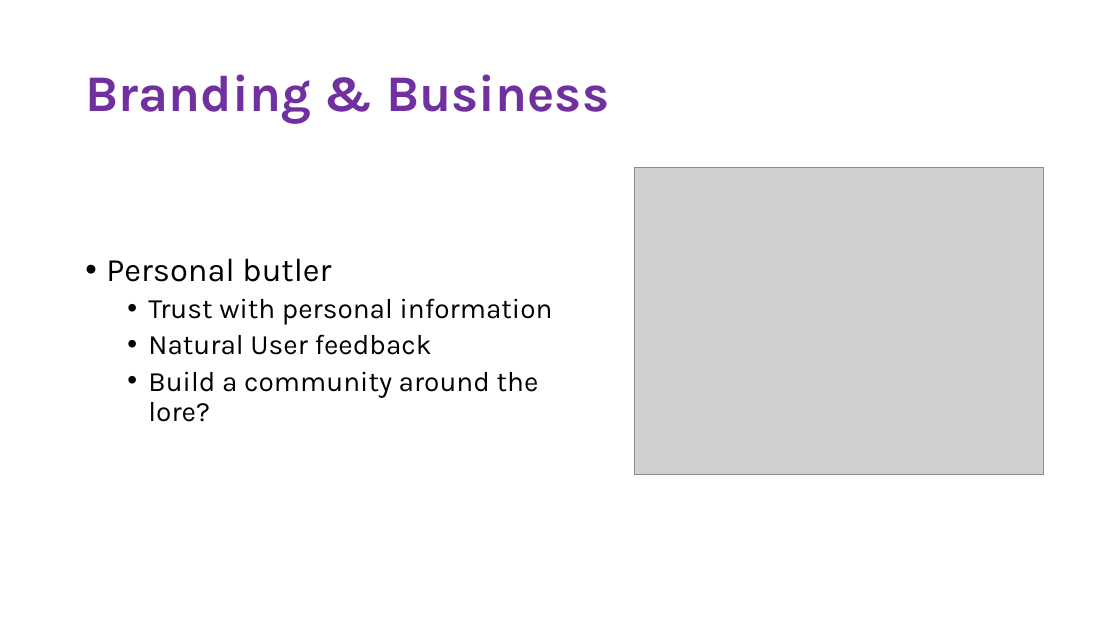
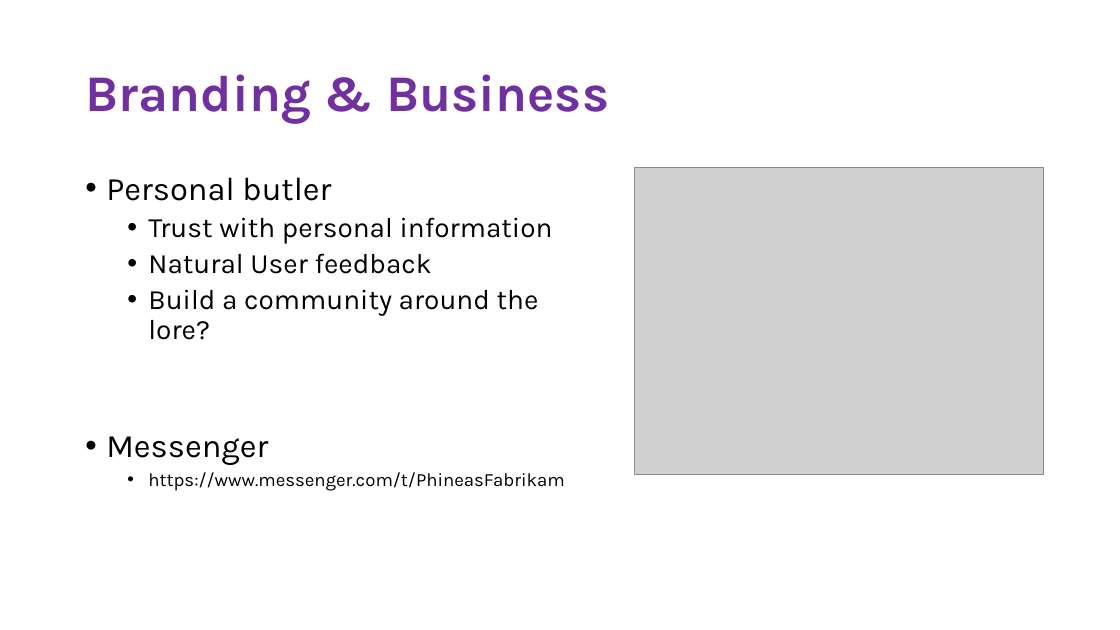
Before and after one commit to ZY-L/FabrikamFood, a slide deck: slide 4 of FabrikamFood/Assessment Slides/MSA Assessment Deck.pptx. Drawn at 1120x630 pixels with LibreOffice and Linux fonts; fonts in the diff are those of the drawing; grey boxes stand for pictures; background and template pictures are left out. Boxes give left, top, right and bottom in pixels: in the first picture for what was removed or moved away, otherwise in the second. Text is boxed around its words. In the diff, an @@ line names an element or a change of style, - is before the commit and + after.

Commit message:
Added published facebook test link in assessment slides

```diff
--- a/FabrikamFood/Assessment Slides/MSA Assessment Deck.pptx
+++ b/FabrikamFood/Assessment Slides/MSA Assessment Deck.pptx
@@ text "Personal butler": place and size @@
-text "Personal butler" at <box>106,258,553,422</box>
+text "Personal butler" at <box>106,177,564,491</box>
@@ text at <box>106,436,564,491</box>: paragraphs added @@
+• Messenger
+  • https://www.messenger.com/t/PhineasFabrikam
```
